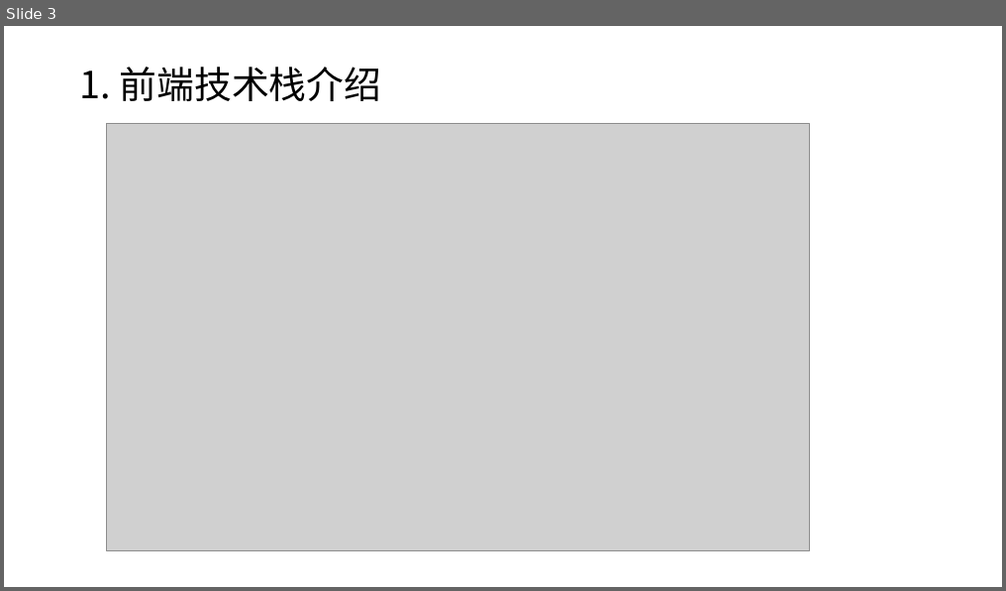
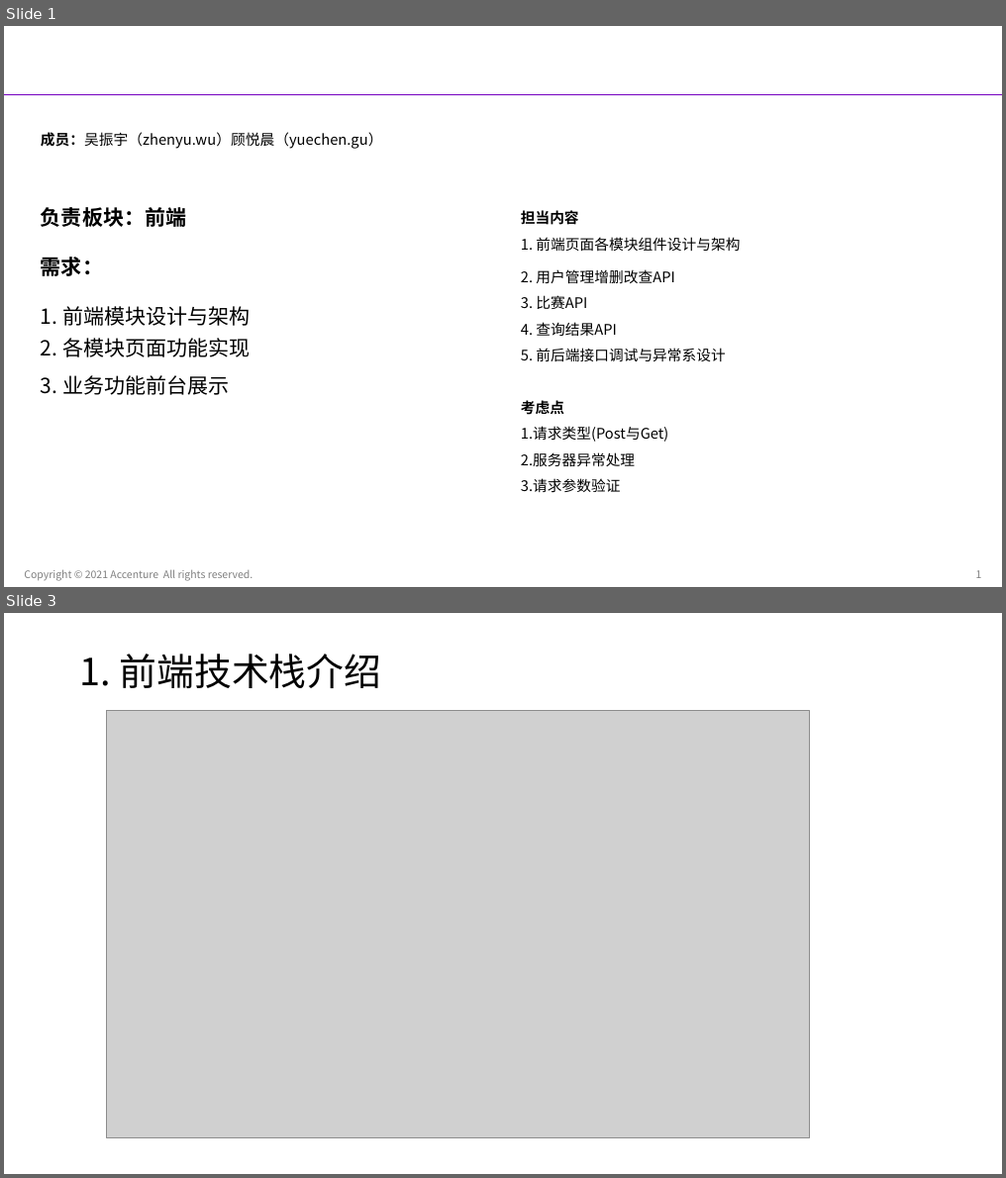
Before and after one commit to yuechengu/VirtualGame, a slide deck: docs/frontend.pptx. Shown one above the other, each under a label of ours: slide 3 before the commit, slides 1 and 3 after it; the slides between them are not shown. The pictures are 1006x591 and 1006x1178 pixels, drawn with LibreOffice and Linux fonts; fonts in the diff are those of the drawing; grey boxes stand for pictures; background and template pictures are left out. Boxes give left, top, right and bottom in pixels: in the first picture for what was removed or moved away, otherwise in the second. Text is boxed around its words. In the diff, an @@ line names an element or a change of style, - is before the commit and + after.

```diff
--- a/docs/frontend.pptx
+++ b/docs/frontend.pptx
@@ slide 1 added at box(4, 26, 1002, 587), background #FFFFFF @@
@@ line added from (4, 95) to (1002, 95), #7500C0 1.5 pt @@
@@ text added at box(41, 132, 383, 149), 14 pt, text #000000 @@
+成员：吴振宇（zhenyu.wu）顾悦晨（yuechen.gu）
@@ text added at box(41, 207, 250, 395), 20 pt, text #000000 @@
+负责板块：前端
+需求：
+1. 前端模块设计与架构
+2. 各模块页面功能实现
+3. 业务功能前台展示
@@ text added at box(521, 210, 740, 493), 14 pt, text #000000 @@
+担当内容
+1. 前端页面各模块组件设计与架构
+2. 用户管理增删改查API
+3. 比赛API
+4. 查询结果API
+5. 前后端接口调试与异常系设计
+考虑点
+1.请求类型(Post与Get)
+2.服务器异常处理
+3.请求参数验证
@@ text added at box(24, 570, 252, 581), 10 pt, text #808080 @@
+Copyright © 2021 Accenture All rights reserved.
@@ page number added at box(976, 570, 982, 578), 10 pt, text #808080 @@
+1
```
Also in this commit, not shown: 9 slides changed, 2 other slides added, 1 slide removed, 18 other files.
